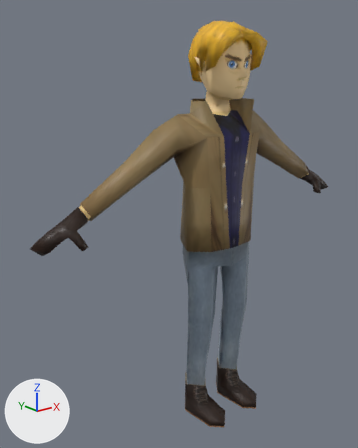
The Blender file res/models/gy/gy.blend as it was, and as the next commit left it.
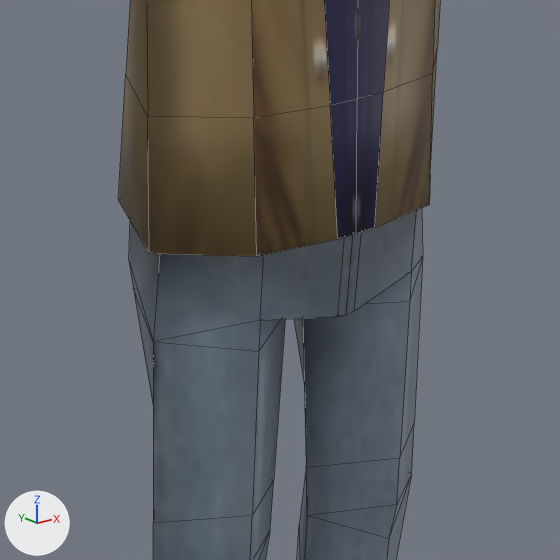
There are two pictures of each version: one whole from a 50 mm camera at (-4.66, -4.87, 5.04) aimed at (-0.45, 0.39, 2.93), one close up on the part from 43% to 78% of the width and 43% to 72% of the height. The lights are fixed; the arrows at lower left show +X, +Y and +Z. The close-ups show mesh edges as thin lines.
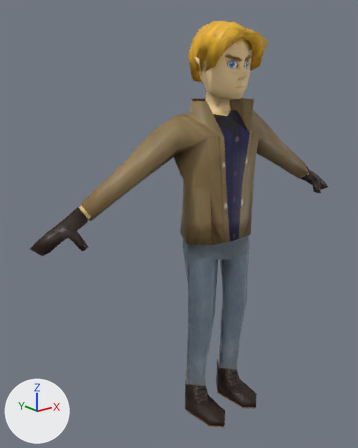
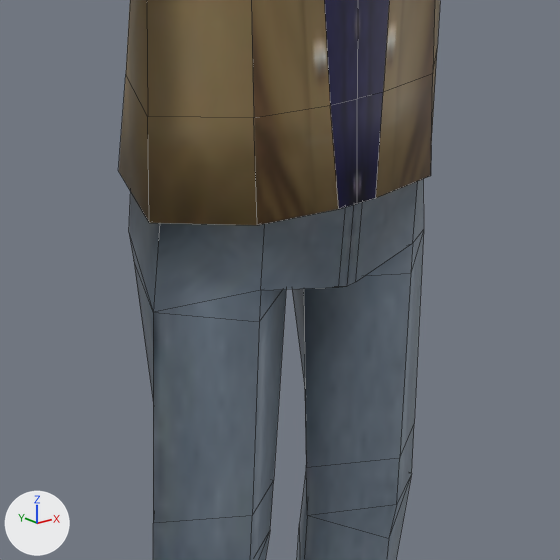
Where the change shows, as pixel boxes (x1, y1, x2, y2) in the close-ups (560 x 560 px; the box of a moved part takes in the faces that stretch with it):
part 1 of me_plane, moved or reshaped
    before: (118, 82, 435, 441)
    after: (118, 82, 435, 436)

Edits to the bpy script that builds the scene:
```text
Change me_plane:
    where me_plane.from_pydata(...)  # 270 vertices, 303 faces; spans x -2.72..0.0, y -0.54..0.48, z 0.0..5.61
    used by ob_plane; location = (0.0, 0.0, 0.0)
    me_plane part 1: all 25 vertices in x -0.62..0.0, y -0.27..0.48, z 2.31..2.67 are moved by (0.0, 0.0, 0.1)
```
